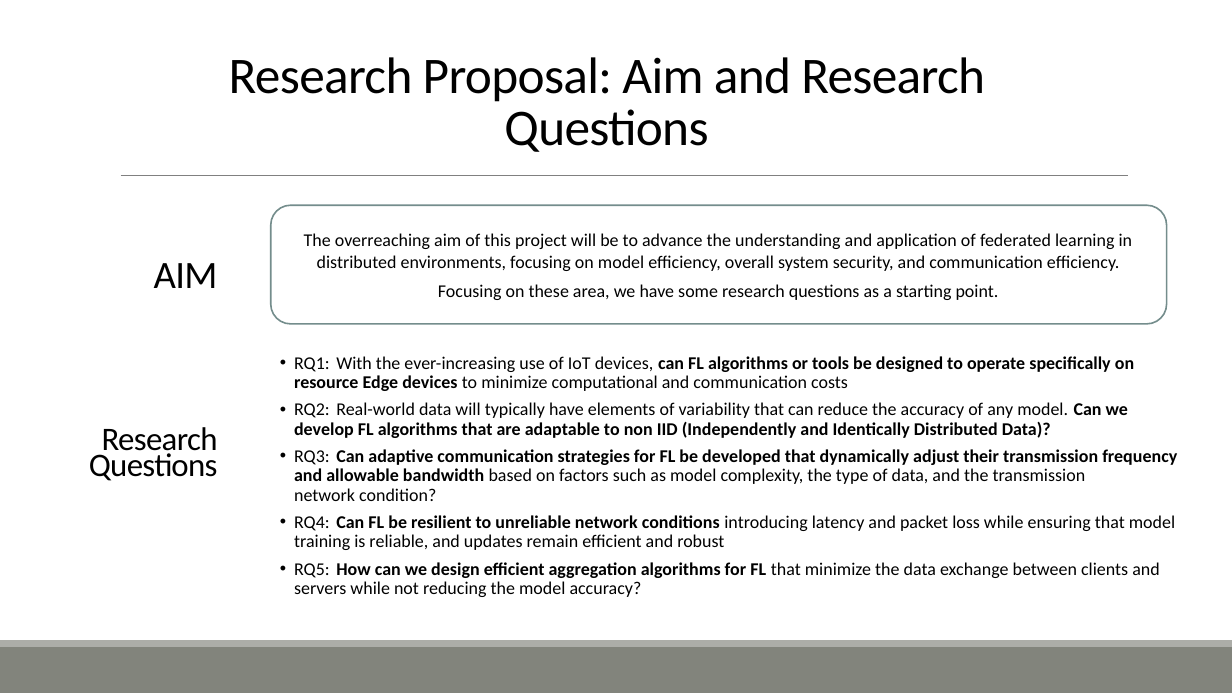
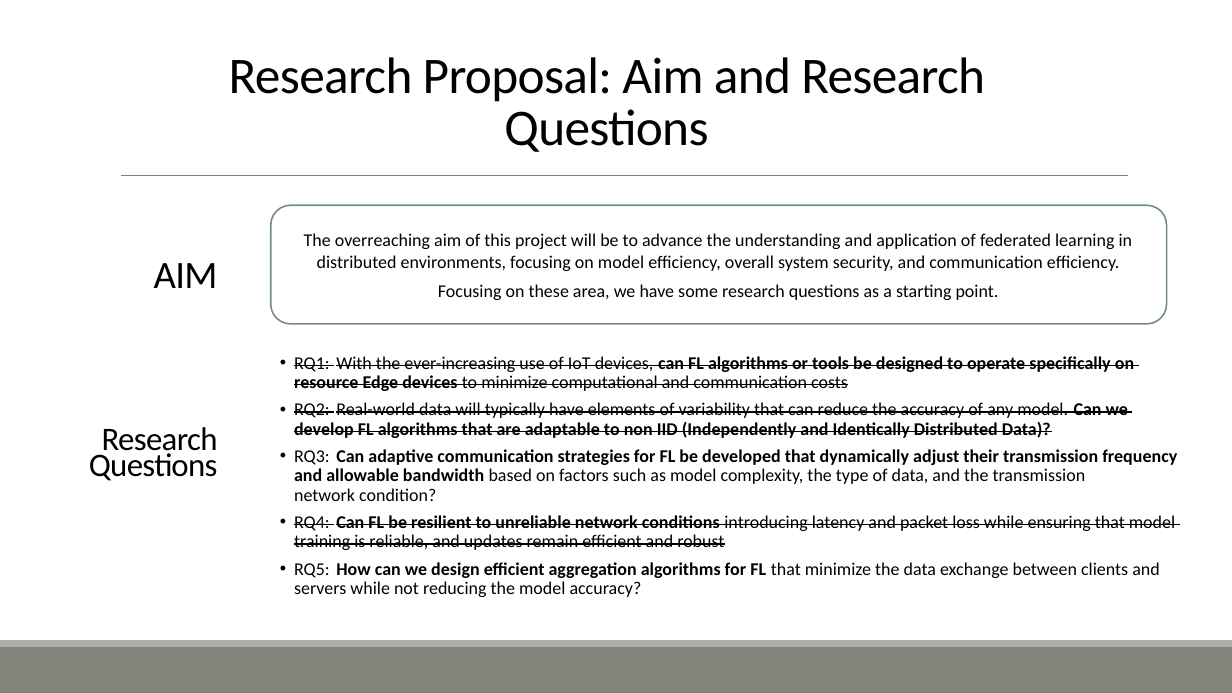
Before and after one commit to ofithcheallaigh/phd, a slide deck: slide 4 of Presentations/Supervisor Meetings/2024/20240209.pptx. Drawn at 1232x693 pixels with LibreOffice and Linux fonts; fonts in the diff are those of the drawing. Boxes give left, top, right and bottom in pixels: in the first picture for what was removed or moved away, otherwise in the second. Text is boxed around its words. In the diff, an @@ line names an element or a change of style, - is before the commit and + after.

Commit message:
strike through RQs as I modify them for new presentation

```diff
--- a/Presentations/Supervisor Meetings/2024/20240209.pptx
+++ b/Presentations/Supervisor Meetings/2024/20240209.pptx
@@ text at (294, 356, 1175, 550): strikethrough on in "RQ1: With the ever-increasing use of IoT ...", "RQ2: Real-world data will typically have elements ...", "RQ4: Can FL be resilient to unreliable ..." @@
```
